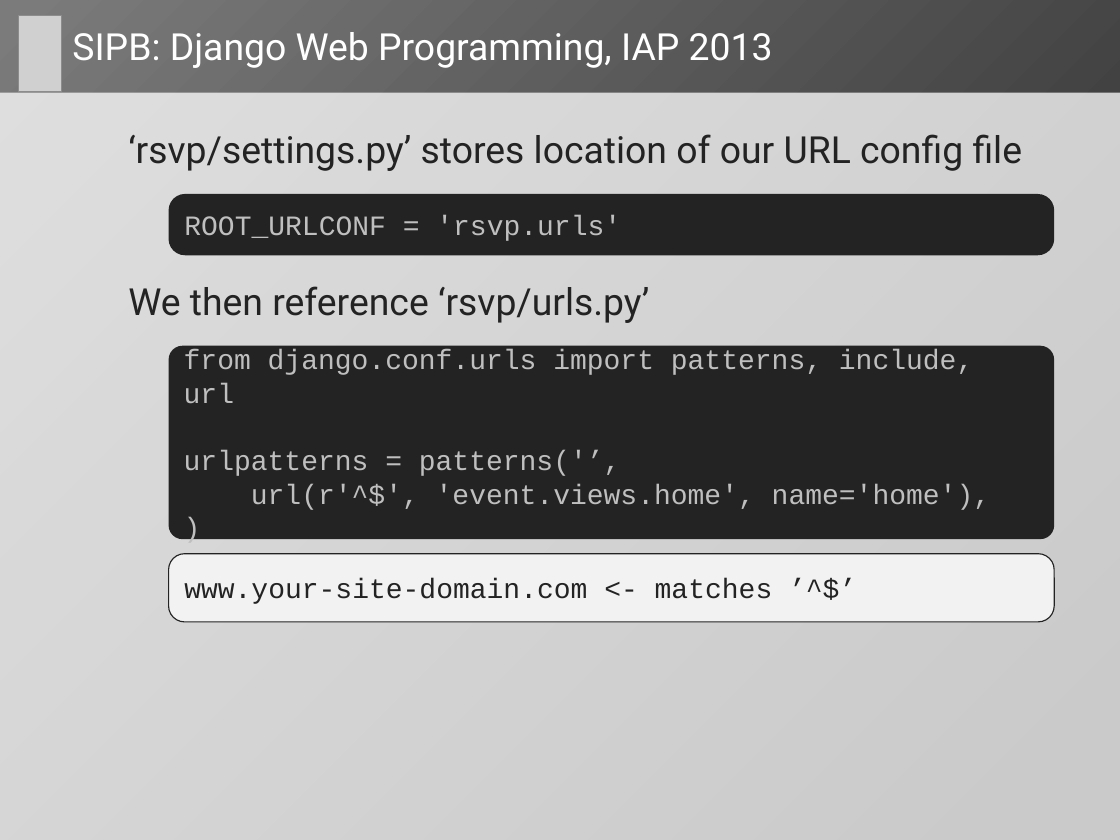
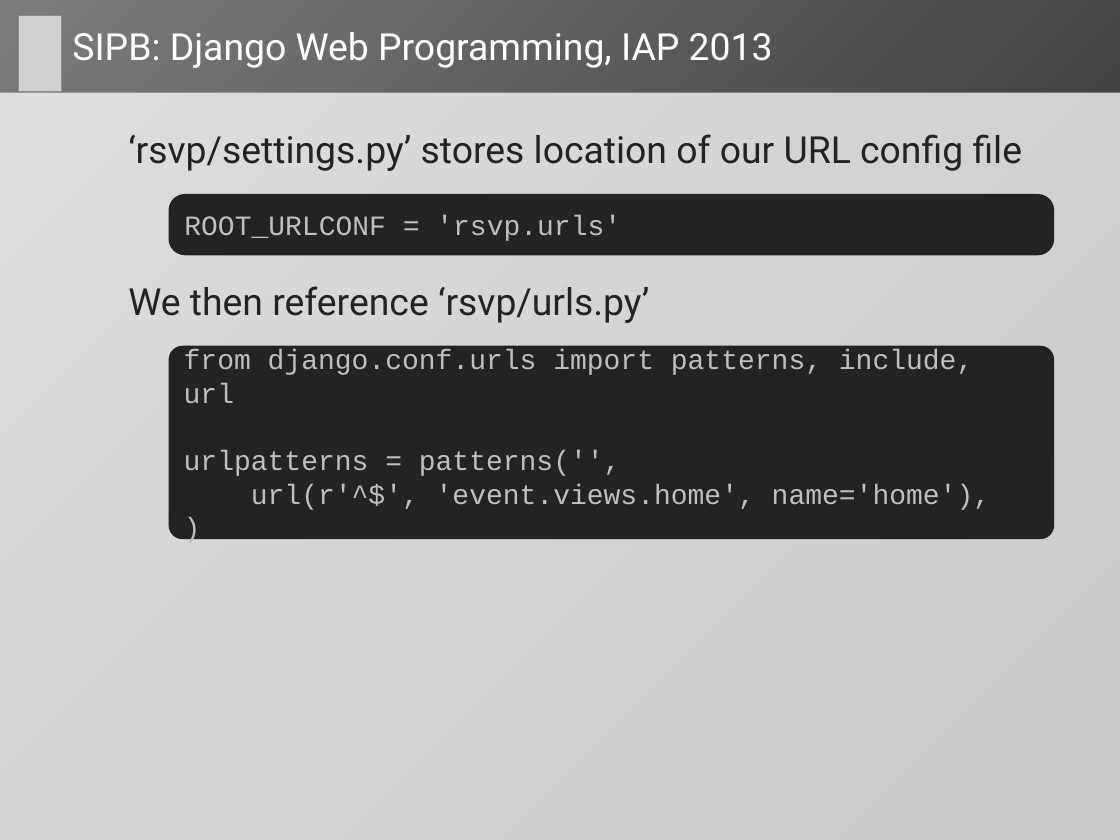
Before and after one commit to dlukeomalley/SIPB_django_class, a slide deck: slide 27 of slides/django_slides.pptx (slide 25 before the commit). Drawn at 1120x840 pixels with LibreOffice and Linux fonts; fonts in the diff are those of the drawing; grey boxes stand for pictures. Boxes give left, top, right and bottom in pixels: in the first picture for what was removed or moved away, otherwise in the second. Text is boxed around its words. In the diff, an @@ line names an element or a change of style, - is before the commit and + after.

```diff
--- a/slides/django_slides.pptx
+++ b/slides/django_slides.pptx
@@ text in rounded rectangle at <box>184,450,621,476</box>: text changed @@
-urlpatterns = patterns('’,
+urlpatterns = patterns('',
@@ rounded rectangle removed at <box>169,553,1055,622</box> @@
-www.your-site-domain.com <- matches ’^$’
```
Also in this commit, not shown: 15 other slides changed, 9 slides added, 1 slide removed, 3 other files.
